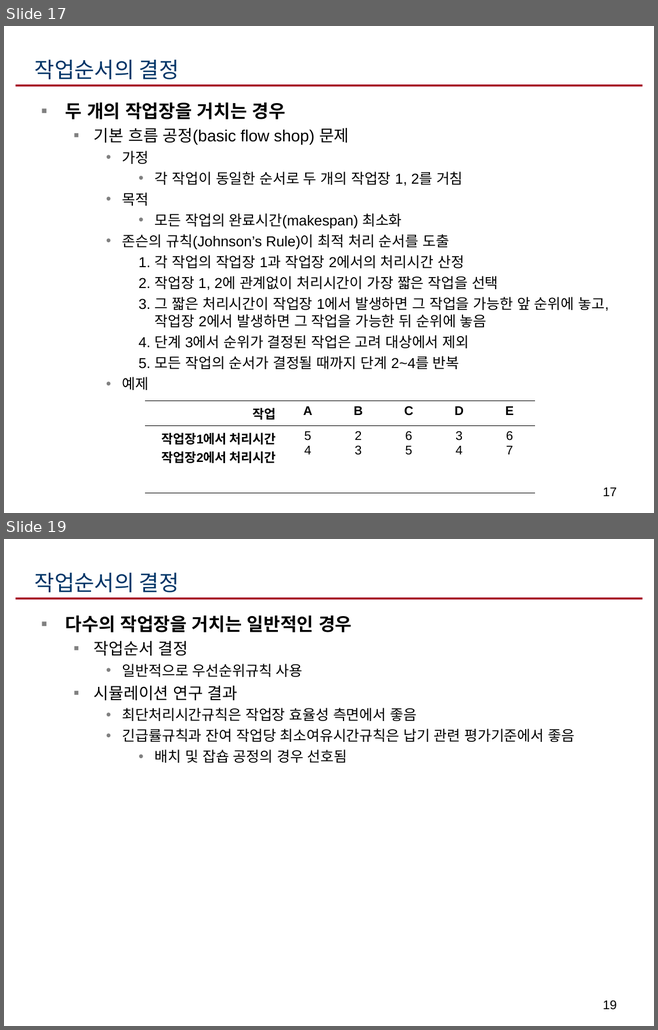
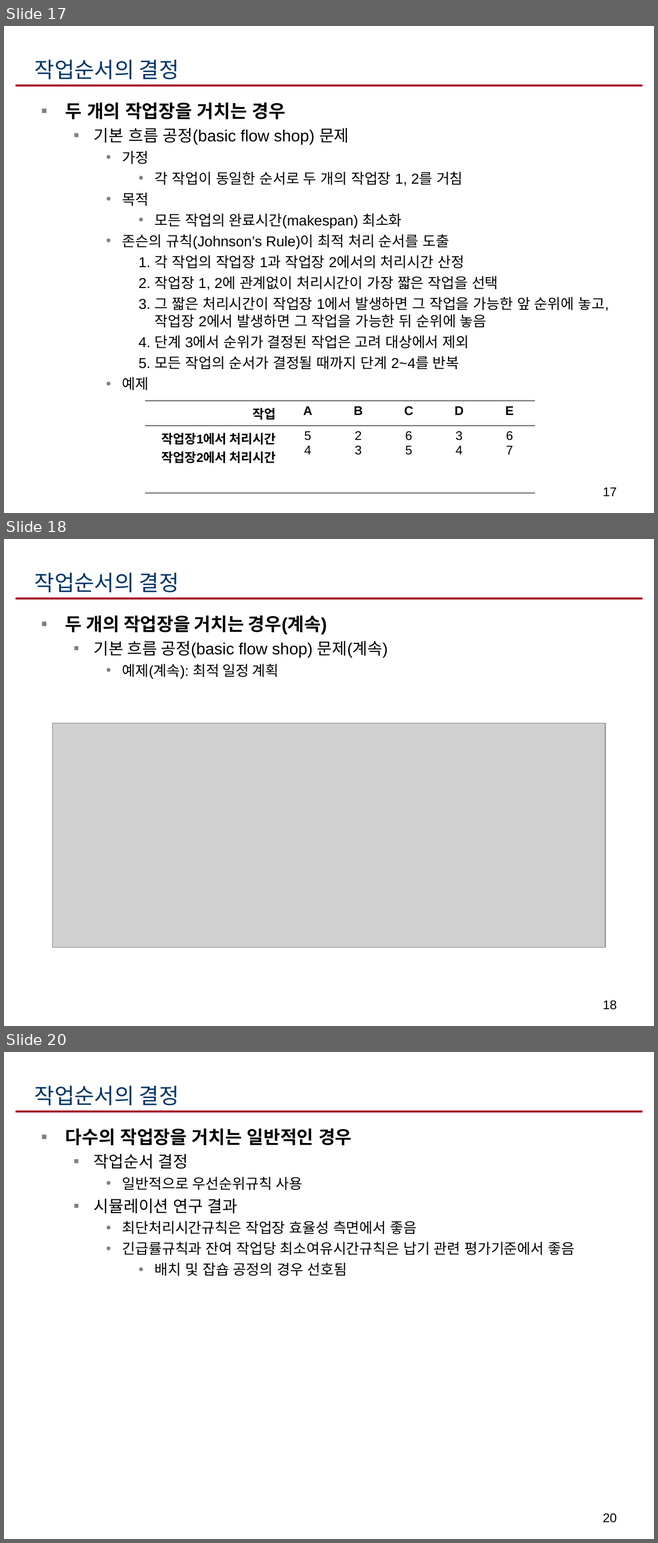
Before and after one commit to ikelab/courses, a slide deck: ppc2016/c10.ppt. Shown one above the other, each under a label of ours: slides 17 and 19 before the commit, slides 17, 18 and 20 after it; the slides between them are not shown. The pictures are 658x1030 and 658x1543 pixels, drawn with LibreOffice and Linux fonts; fonts in the diff are those of the drawing; grey boxes stand for pictures. Boxes give left, top, right and bottom in pixels: in the first picture for what was removed or moved away, otherwise in the second. Text is boxed around its words. In the diff, an @@ line names an element or a change of style, - is before the commit and + after.

```diff
--- a/ppc2016/c10.ppt
+++ b/ppc2016/c10.ppt
@@ slide 18 added at [4,539,654,1026], background #FFFFFF; not listed: 1 template element that a slide beside it also shows @@
@@ title added at [35,573,179,592], 24 pt, text #003366 @@
+작업순서의 결정
@@ text added at [65,616,388,679], 18 pt, text #000000 @@
+▪ 두 개의 작업장을 거치는 경우(계속)
+  ▪ 기본 흐름 공정(basic flow shop) 문제(계속)
+    • 예제(계속): 최적 일정 계획
@@ picture added at [53,723,605,947] @@
@@ page number added at [603,1000,616,1010], 14 pt, text #000000 @@
+18
@@ what was slide 19 is now slide 20 @@
@@ page number at [603,1513,616,1523]: text changed @@
-19
+20
```
Also in this commit, not shown: 8 slides changed.
